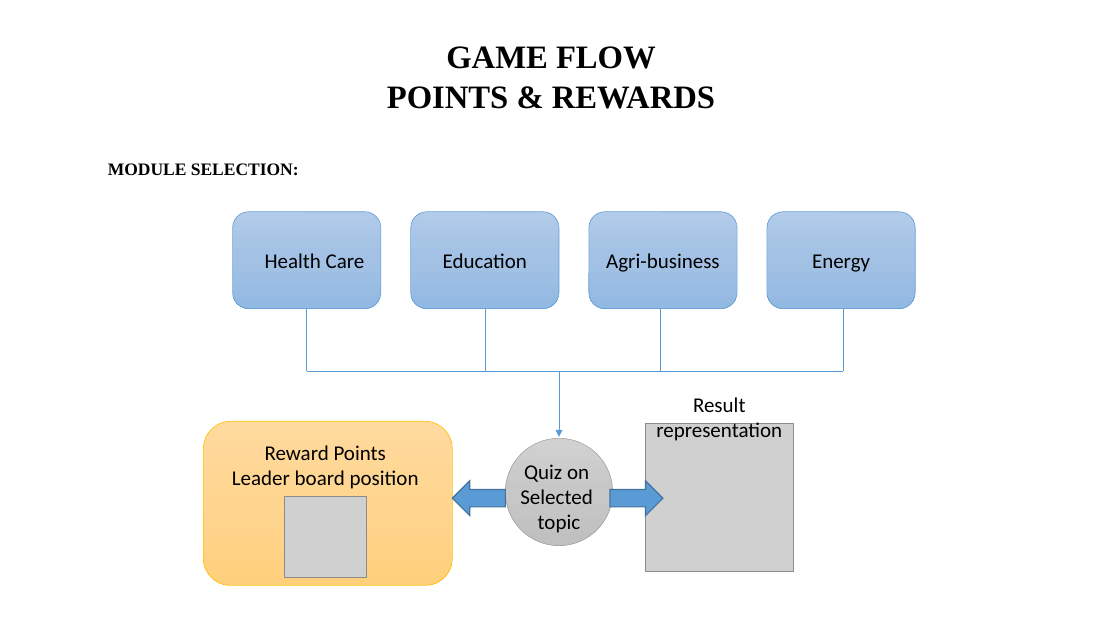
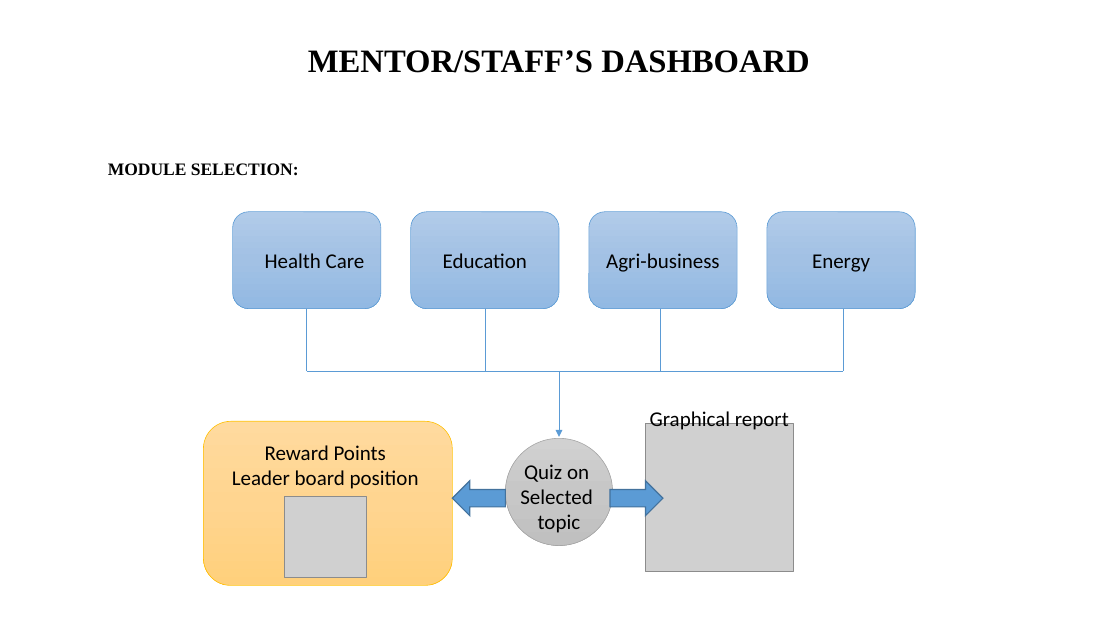
Before and after one commit to Bengaluru2016/team-19, a slide deck: slide 7 of PPT slides/login page templates.pptx (slide 6 before the commit). Drawn at 1120x630 pixels with LibreOffice and Linux fonts; fonts in the diff are those of the drawing; grey boxes stand for pictures. Boxes give left, top, right and bottom in pixels: in the first picture for what was removed or moved away, otherwise in the second. Text is boxed around its words. In the diff, an @@ line names an element or a change of style, - is before the commit and + after.

Commit message:
Modified slides

```diff
--- a/PPT slides/login page templates.pptx
+++ b/PPT slides/login page templates.pptx
@@ text at (308, 50, 809, 73): text changed @@
-GAME FLOW
-POINTS & REWARDS
+MENTOR/STAFF’S DASHBOARD
@@ text at (650, 409, 789, 430): text changed @@
-Result representation
+Graphical report
```
Also in this commit, not shown: 1 other slide changed, 1 slide added.
